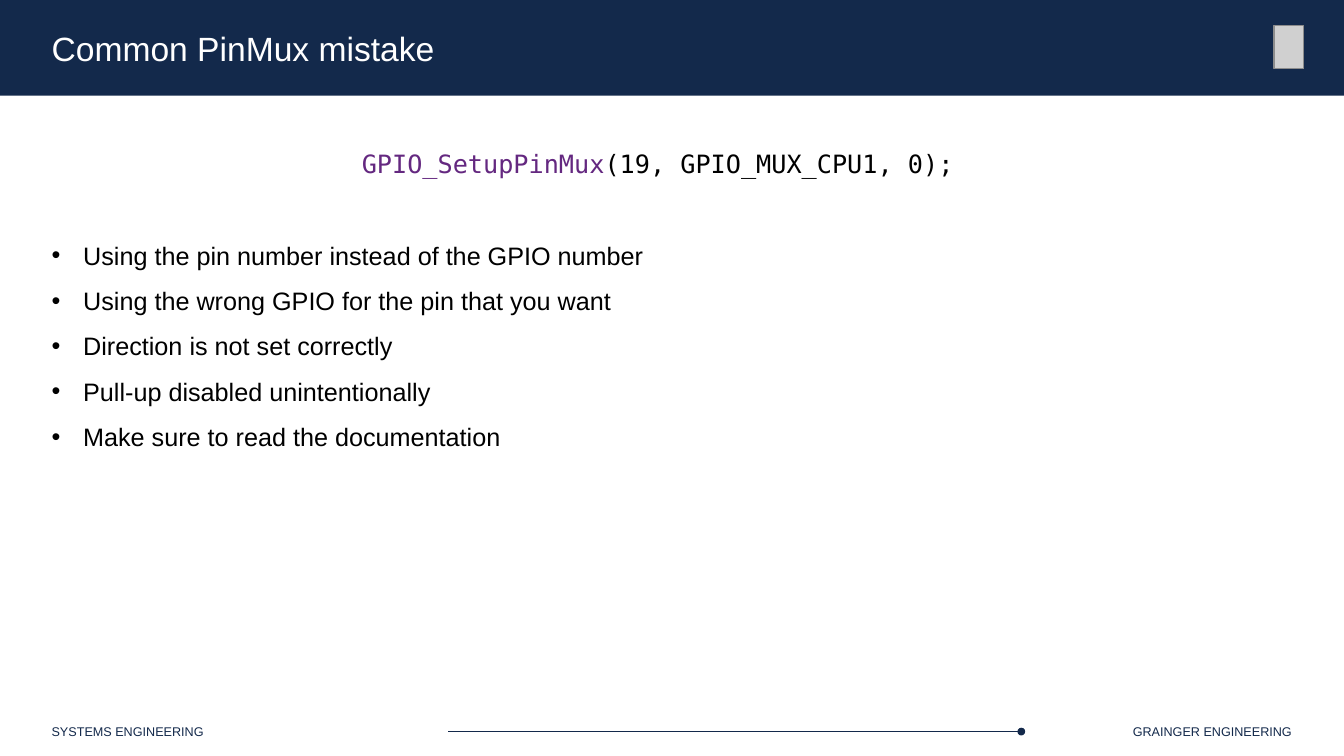
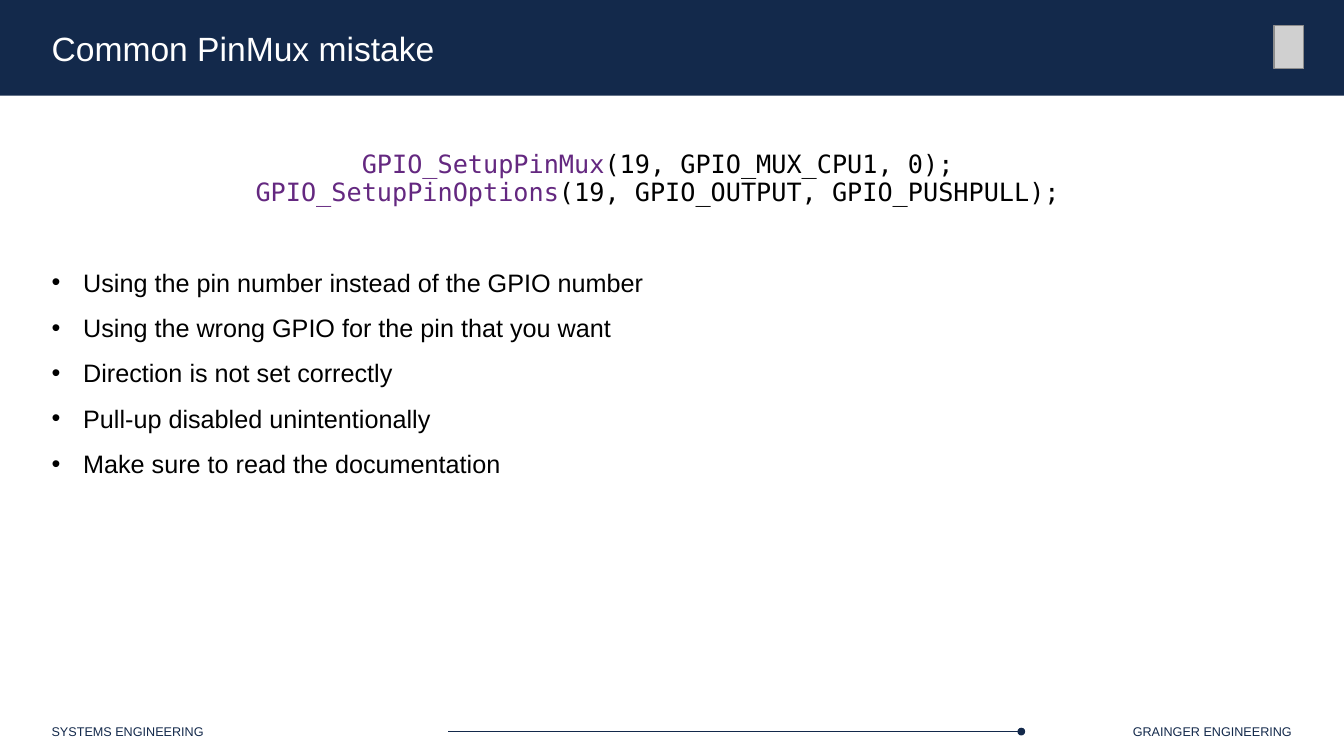
Before and after one commit to Marius-Juston/SE-423---Class-Material, a slide deck: slide 23 of Lectures/Slides/L3.pptx (slide 24 before the commit). Drawn at 1344x756 pixels with LibreOffice and Linux fonts; fonts in the diff are those of the drawing; grey boxes stand for pictures. Boxes give left, top, right and bottom in pixels: in the first picture for what was removed or moved away, otherwise in the second. Text is boxed around its words. In the diff, an @@ line names an element or a change of style, - is before the commit and + after.

```diff
--- a/Lectures/Slides/L3.pptx
+++ b/Lectures/Slides/L3.pptx
@@ text at box(256, 182, 1060, 207): paragraph added @@
+GPIO_SetupPinOptions(19, GPIO_OUTPUT, GPIO_PUSHPULL);
```
Also in this commit, not shown: 4 other slides changed, 1 slide removed.
